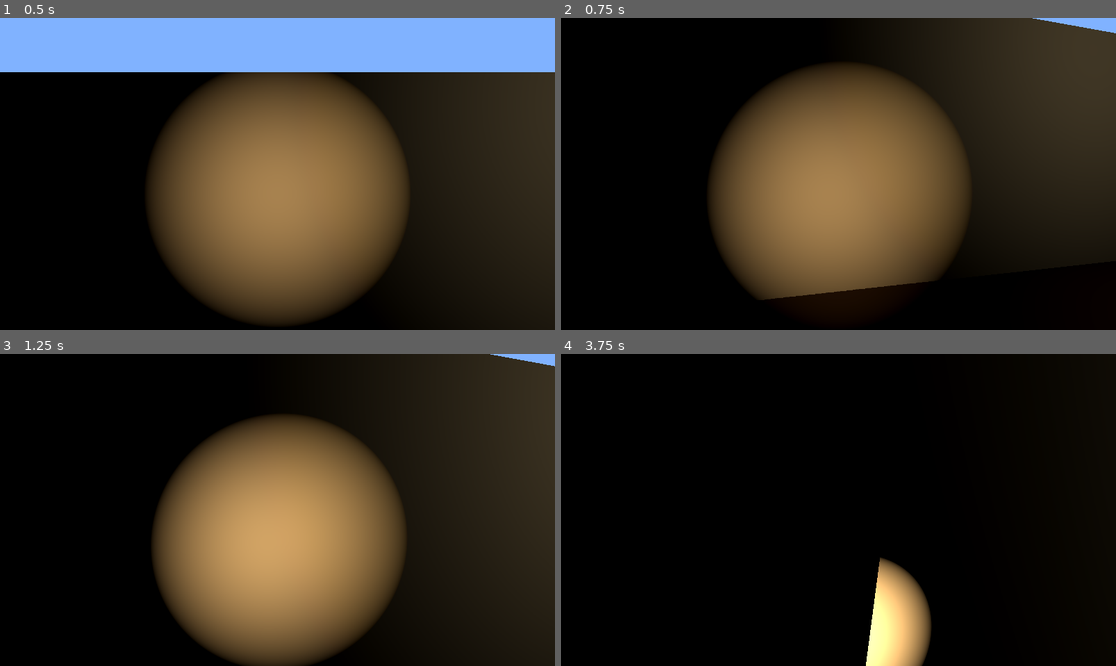
Above: before the commit, frames 1-4 (two rows, left to right).
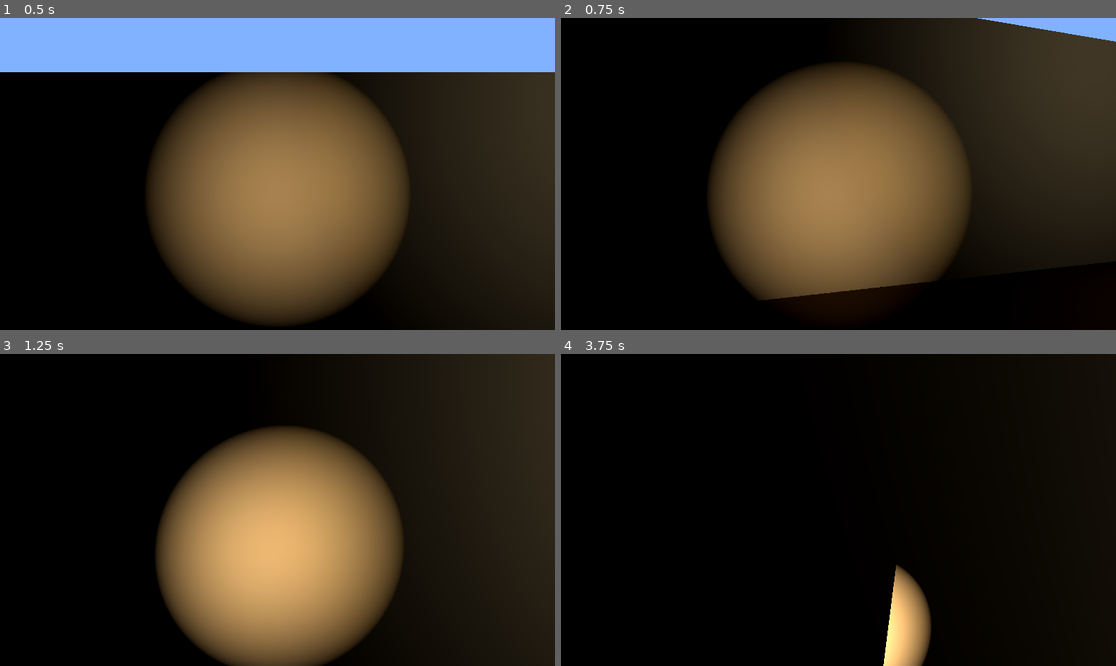
Above: after the commit, the same moments.

Repository: felipe-vrgs/projectB
Game: Godot game, scene res://main.tscn
Two runs of this game, one before a commit and one after it. Both use one fixed random seed, a clock stepped at 60 frames per second and the inputs below.
Inputs (mouse positions are in pixels of both pictures, inside the frame that each line leads up to):
- Up to frame 1 (0.5 s): no input
- Up to frame 2 (0.75 s): tap Enter (ui_accept) at 0.5 s; move the mouse to (866, 174) at 0.52 s; hold W (move_forward) from 0.53 s (still down); tap Shift (run) at 0.6 s
- Up to frame 3 (1.25 s): keep holding W (move_forward); tap Space (jump) at 0.77 s
- Up to frame 4 (3.75 s): keep holding W (move_forward); move the mouse to (810, 510) at 1.27 s; tap F (toggle_lantern) at 1.35, 2.85 s; tap Space (jump) at 1.52, 3.02 s; tap Enter (ui_accept) at 2, 2.75, 3.5 s; move the mouse to (849, 503) at 2.02 s; tap Shift (run) at 2.1, 3.6 s; move the mouse to (832, 516) at 2.77 s; move the mouse to (877, 513) at 3.52 s

Frame 1 is identical in both runs. In frame 2, 0.6% of the frame differs, in the area x 36-100%, y 0-91%; in frame 3, 11%, in the area x 27-100%, y 0-100%; in frame 4, 1.1%.

Commit message:
feat: new level

Diff:
--- a/scenes/bunker.tscn
+++ b/scenes/bunker.tscn
@@ -1,13 +1,21 @@
-[gd_scene load_steps=4 format=3 uid="uid://cnkkknr1g3uka"]
+[gd_scene load_steps=8 format=3 uid="uid://cnkkknr1g3uka"]
 
 [ext_resource type="Material" uid="uid://bfok07asx3dyc" path="res://scenes/materials/ground.tres" id="1_errlg"]
 [ext_resource type="Material" uid="uid://7f75ovlyvfts" path="res://scenes/materials/walls.tres" id="2_bl13t"]
 [ext_resource type="Material" uid="uid://cudstovb83h1q" path="res://scenes/materials/ceiling.tres" id="3_iyx0m"]
+[ext_resource type="Script" uid="uid://cpg2acrohfbdb" path="res://scenes/kickable_box.gd" id="4_kickable"]
+
+[sub_resource type="BoxShape3D" id="BoxShape3D_7c24m"]
+
+[sub_resource type="BoxMesh" id="BoxMesh_7c24m"]
+
+[sub_resource type="BoxShape3D" id="BoxShape3D_detection"]
+size = Vector3(1.5, 1.5, 1.5)
 
 [node name="Bunker" type="Node3D"]
 
 [node name="Ground" type="CSGBox3D" parent="."]
-transform = Transform3D(1, 0, 0, 0, 1, 0, 0, 0, 1, 28.00698, 0.019925833, 23.05293)
+transform = Transform3D(1, 0, 0, 0, 1, 0, 0, 0, 1, 24.818676, 0.19334245, 18.73863)
 use_collision = true
 size = Vector3(57, 0.001, 47)
 material = ExtResource("1_errlg")
@@ -40,13 +48,13 @@
 material = ExtResource("2_bl13t")
 
 [node name="Wall2" type="CSGBox3D" parent="Bedroom"]
-transform = Transform3D(-4.371139e-08, 0, 1, 0, 1, 0, -1, 0, -4.371139e-08, 11.5, 2.5, 10)
+transform = Transform3D(-4.371139e-08, 0, 1, 0, 1, 0, -1, 0, -4.371139e-08, 11.567695, 2.4839034, 10.059359)
 use_collision = true
 size = Vector3(0.3, 5, 23)
 material = ExtResource("2_bl13t")
 
 [node name="Door" type="CSGBox3D" parent="Bedroom/Wall2"]
-transform = Transform3D(-1, 0, 8.742278e-08, 0, 1, 0, -8.742278e-08, 0, -1, 9.536743e-07, -1, -3.5000005)
+transform = Transform3D(1, 0, 0, 0, 1, 0, 0, 0, 1, 1.9073486e-06, -1, -3.5)
 operation = 2
 size = Vector3(3, 3, 1.5)
 material = ExtResource("2_bl13t")
@@ -77,6 +85,24 @@
 omni_range = 8.0
 omni_attenuation = 2.0
 
+[node name="BoxToKick" type="RigidBody3D" parent="Bedroom"]
+transform = Transform3D(1, 0, 0, 0, 1, 0, 0, 0, 1, 6.7237997, 0.5, 3.791726)
+script = ExtResource("4_kickable")
+
+[node name="CollisionShape3D" type="CollisionShape3D" parent="Bedroom/BoxToKick"]
+shape = SubResource("BoxShape3D_7c24m")
+
+[node name="MeshInstance3D" type="MeshInstance3D" parent="Bedroom/BoxToKick"]
+transform = Transform3D(1, 0, 0, 0, 1, 0, 0, 0, 1, 0, 0.2569878, 0)
+mesh = SubResource("BoxMesh_7c24m")
+surface_material_override/0 = ExtResource("2_bl13t")
+
+[node name="DetectionArea" type="Area3D" parent="Bedroom/BoxToKick"]
+transform = Transform3D(1, 0, 0, 0, 1, 0, 0, 0, 1, 0, 0.295022, 0)
+
+[node name="CollisionShape3D" type="CollisionShape3D" parent="Bedroom/BoxToKick/DetectionArea"]
+shape = SubResource("BoxShape3D_detection")
+
 [node name="Living" type="Node3D" parent="."]
 
 [node name="Wall" type="CSGBox3D" parent="Living"]
@@ -212,65 +238,65 @@
 use_collision = true
 
 [node name="CSGBox3D" type="CSGBox3D" parent="Corridors/Bed<>Liv"]
-transform = Transform3D(0.99983907, -0.017941022, 0, 0.017941022, 0.99983907, 0, 0, 0, 1, 5.685563, 2.5, 14.216537)
-size = Vector3(0.3, 5, 5.8406067)
+transform = Transform3D(1, 0, 0, 0, 1, 0, 0, 0, 1, 5.71548, 2.5, 14.217323)
+size = Vector3(0.3, 5, 5.8421783)
 material = ExtResource("2_bl13t")
 
 [node name="CSGBox3D2" type="CSGBox3D" parent="Corridors/Bed<>Liv"]
-transform = Transform3D(0.99983907, -0.017941022, 0, 0.017941022, 0.99983907, 0, 0, 0, 1, 7.529832, 2.5, 15.193207)
-size = Vector3(0.3, 5, 3.887268)
+transform = Transform3D(1, 0, 0, 0, 1, 0, 0, 0, 1, 7.489298, 2.5, 15.196419)
+size = Vector3(0.3, 5, 3.893692)
 material = ExtResource("2_bl13t")
 
 [node name="CSGBox3D3" type="CSGBox3D" parent="Corridors/Bed<>Liv"]
-transform = Transform3D(0.99983907, -0.017941022, 0, 0.017941022, 0.99983907, 0, 0, 0, 1, 8.888382, 2.5, 11.683783)
-size = Vector3(0.3, 5, 3.4149323)
+transform = Transform3D(1, 0, 0, 0, 1, 0, 0, 0, 1, 8.969816, 2.5, 11.658854)
+size = Vector3(0.3, 5, 3.4647903)
 material = ExtResource("2_bl13t")
 
 [node name="CSGBox3D4" type="CSGBox3D" parent="Corridors/Bed<>Liv"]
-transform = Transform3D(0.99983907, -0.017941022, 0, 0.017941022, 0.99983907, 0, 0, 0, 1, 7.056691, 2.5, 10.764812)
+transform = Transform3D(1, 0, 0, 0, 1, 0, 0, 0, 1, 7.16861, 2.5, 10.788232)
+size = Vector3(0.3, 5, 1.6833038)
+material = ExtResource("2_bl13t")
+
+[node name="CSGBox3D5" type="CSGBox3D" parent="Corridors/Bed<>Liv"]
+transform = Transform3D(-4.371139e-08, 0, 1, 0, 1, 0, -1, 0, -4.371139e-08, 8.177034, 2.5, 13.246176)
+size = Vector3(0.3, 5, 1.5976868)
+material = ExtResource("2_bl13t")
+
+[node name="CSGBox3D6" type="CSGBox3D" parent="Corridors/Bed<>Liv"]
+transform = Transform3D(-4.371139e-08, 0, 1, 0, 1, 0, -1, 0, -4.371139e-08, 6.2699833, 2.5, 11.481205)
 size = Vector3(0.3, 5, 1.6368408)
 material = ExtResource("2_bl13t")
 
-[node name="CSGBox3D5" type="CSGBox3D" parent="Corridors/Bed<>Liv"]
-transform = Transform3D(-4.3704354e-08, 7.84227e-10, -1, 0.017941022, 0.99983907, 0, 0.99983907, -0.017941022, -4.371139e-08, 8.157457, 2.5, 13.246176)
-size = Vector3(0.3, 5, 1.6368408)
-material = ExtResource("2_bl13t")
-
-[node name="CSGBox3D6" type="CSGBox3D" parent="Corridors/Bed<>Liv"]
-transform = Transform3D(-4.3704354e-08, 7.84227e-10, -1, 0.017941022, 0.99983907, 0, 0.99983907, -0.017941022, -4.371139e-08, 6.2699833, 2.5, 11.481205)
-size = Vector3(0.3, 5, 1.6368408)
-material = ExtResource("2_bl13t")
-
 [node name="Liv<>Rec" type="CSGCombiner3D" parent="Corridors"]
 use_collision = true
 
 [node name="CSGBox3D" type="CSGBox3D" parent="Corridors/Liv<>Rec"]
-transform = Transform3D(0.99983907, -0.017941022, 0, 0.017941022, 0.99983907, 0, 0, 0, 1, 26.684189, 2.5, 14.381881)
+transform = Transform3D(1, 0, 0, 0, 1, 0, 0, 0, 1, 26.684189, 2.5, 14.381881)
 size = Vector3(0.3, 5, 14.1160755)
 material = ExtResource("2_bl13t")
 
 [node name="CSGBox3D2" type="CSGBox3D" parent="Corridors/Liv<>Rec"]
-transform = Transform3D(0.99983907, -0.017941022, 0, 0.017941022, 0.99983907, 0, 0, 0, 1, 25.252424, 2.5, 12.611774)
+transform = Transform3D(1, 0, 0, 0, 1, 0, 0, 0, 1, 25.252424, 2.5, 12.611774)
 size = Vector3(0.3, 5, 14.035591)
 material = ExtResource("2_bl13t")
 
 [node name="CSGBox3D3" type="CSGBox3D" parent="Corridors/Liv<>Rec"]
-transform = Transform3D(-4.3704354e-08, 7.84227e-10, 1, 0.017941022, 0.99983907, 0, -0.99983907, 0.017941022, -4.371139e-08, 27.744362, 2.5, 7.4328566)
+transform = Transform3D(-4.371139e-08, 0, 1, 0, 1, 0, -1, 0, -4.371139e-08, 27.744362, 2.5, 7.4328566)
 size = Vector3(0.3, 5, 2.41428)
 material = ExtResource("2_bl13t")
 
 [node name="CSGBox3D4" type="CSGBox3D" parent="Corridors/Liv<>Rec"]
-transform = Transform3D(-4.3704354e-08, 7.84227e-10, 1, 0.017941022, 0.99983907, 0, -0.99983907, 0.017941022, -4.371139e-08, 26.917316, 2.5, 5.421186)
+transform = Transform3D(-4.371139e-08, 0, 1, 0, 1, 0, -1, 0, -4.371139e-08, 26.917316, 2.5, 5.421186)
 size = Vector3(0.3, 5, 3.9155884)
 material = ExtResource("2_bl13t")
 
 [node name="CSGBox3D5" type="CSGBox3D" parent="Corridors/Liv<>Rec"]
-transform = Transform3D(-4.3704354e-08, 7.84227e-10, -1, 0.017941022, 0.99983907, 0, 0.99983907, -0.017941022, -4.371139e-08, 22.59947, 2.5, 19.527878)
+transform = Transform3D(-4.371139e-08, 0, 1, 0, 1, 0, -1, 0, -4.371139e-08, 22.59947, 2.5, 19.527878)
 size = Vector3(0.3, 5, 5.033478)
 material = ExtResource("2_bl13t")
 
 [node name="CSGBox3D6" type="CSGBox3D" parent="Corridors/Liv<>Rec"]
-transform = Transform3D(-4.3704354e-08, 7.84227e-10, -1, 0.017941022, 0.99983907, 0, 0.99983907, -0.017941022, -4.371139e-08, 23.405334, 2.5, 21.411226)
+transform = Transform3D(-4.371139e-08, 0, 1, 0, 1, 0, -1, 0, -4.371139e-08, 23.405334, 2.5, 21.411226)
 size = Vector3(0.3, 5, 6.722931)
 material = ExtResource("2_bl13t")
 
--- /dev/null
+++ b/scenes/kickable_box.gd
@@ -0,0 +1,82 @@
+class_name KickableBox
+extends RigidBody3D
+
+@export var kick_force_multiplier: float = 2.0
+@export var min_kick_velocity: float = 0.5
+@export var detection_distance: float = 1.5
+
+var last_collision_time: float = 0.0
+var collision_cooldown: float = 0.2
+var player: CharacterBody3D = null
+var detection_area: Area3D = null
+
+func _ready() -> void:
+	# Try to get the detection area if it exists
+	if has_node("DetectionArea"):
+		detection_area = $DetectionArea
+		if detection_area:
+			detection_area.body_entered.connect(_on_body_entered)
+			detection_area.body_exited.connect(_on_body_exited)
+
+	# Also search for player in scene tree
+	_find_player()
+
+func _find_player() -> void:
+	var main = get_tree().get_first_node_in_group("player")
+	if not main:
+		# Try finding by name in scene
+		var bunker = get_parent().get_parent()  # Go up to Bunker node
+		if bunker:
+			var main_scene = bunker.get_parent()
+			if main_scene:
+				player = main_scene.get_node_or_null("Player")
+
+func _on_body_entered(body: Node) -> void:
+	if body is CharacterBody3D and (body.name == "Player" or body.is_in_group("player")):
+		player = body
+
+func _on_body_exited(body: Node) -> void:
+	if body is CharacterBody3D and (body.name == "Player" or body.is_in_group("player")):
+		if player == body:
+			player = null
+
+func _physics_process(_delta: float) -> void:
+	# If no player found via Area3D, try to find it
+	if not player:
+		_find_player()
+		if not player:
+			return
+
+	var current_time = Time.get_ticks_msec() / 1000.0
+
+	# Prevent multiple collisions in quick succession
+	if current_time - last_collision_time < collision_cooldown:
+		return
+
+	# Check distance to player
+	var distance = global_position.distance_to(player.global_position)
+	if distance > detection_distance:
+		return
+
+	# Check if player is moving fast enough to kick
+	var horizontal_velocity = Vector3(player.velocity.x, 0, player.velocity.z)
+
+	if horizontal_velocity.length() > min_kick_velocity:
+		last_collision_time = current_time
+		_apply_kick_force(player)
+
+func _apply_kick_force(player_body: CharacterBody3D) -> void:
+	# Get player's horizontal velocity (ignore vertical for more predictable kicks)
+	var horizontal_velocity = Vector3(player_body.velocity.x, 0, player_body.velocity.z)
+
+	if horizontal_velocity.length() < min_kick_velocity:
+		return
+
+	# Calculate direction from player to box (use player's movement direction)
+	var direction = horizontal_velocity.normalized()
+
+	# Use player's horizontal velocity to determine kick strength
+	var kick_force = horizontal_velocity.length() * kick_force_multiplier
+
+	# Apply impulse to the box in the direction the player is moving
+	apply_central_impulse(direction * kick_force)
Not shown, added: scenes/kickable_box.gd.uid
